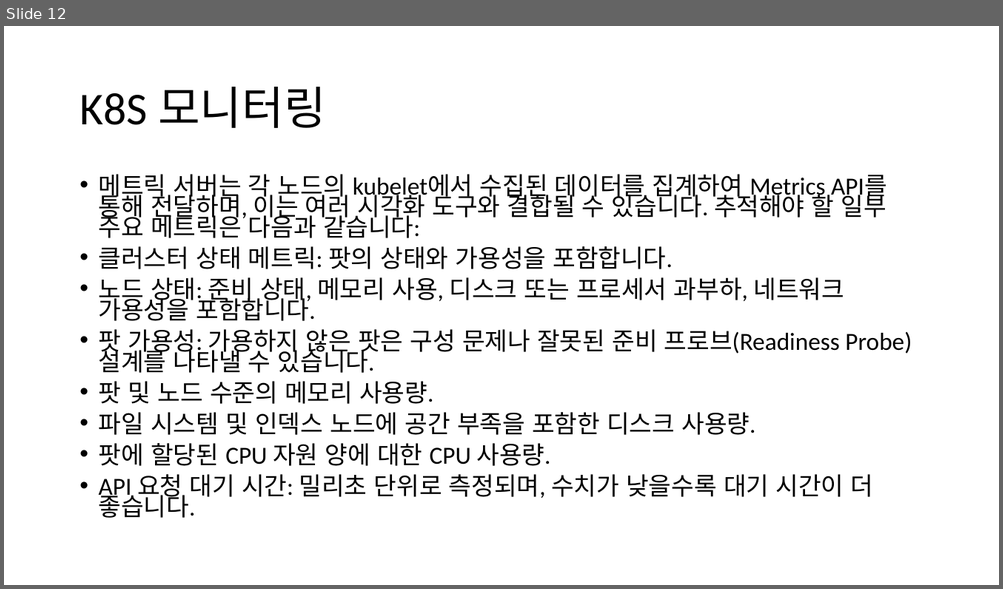
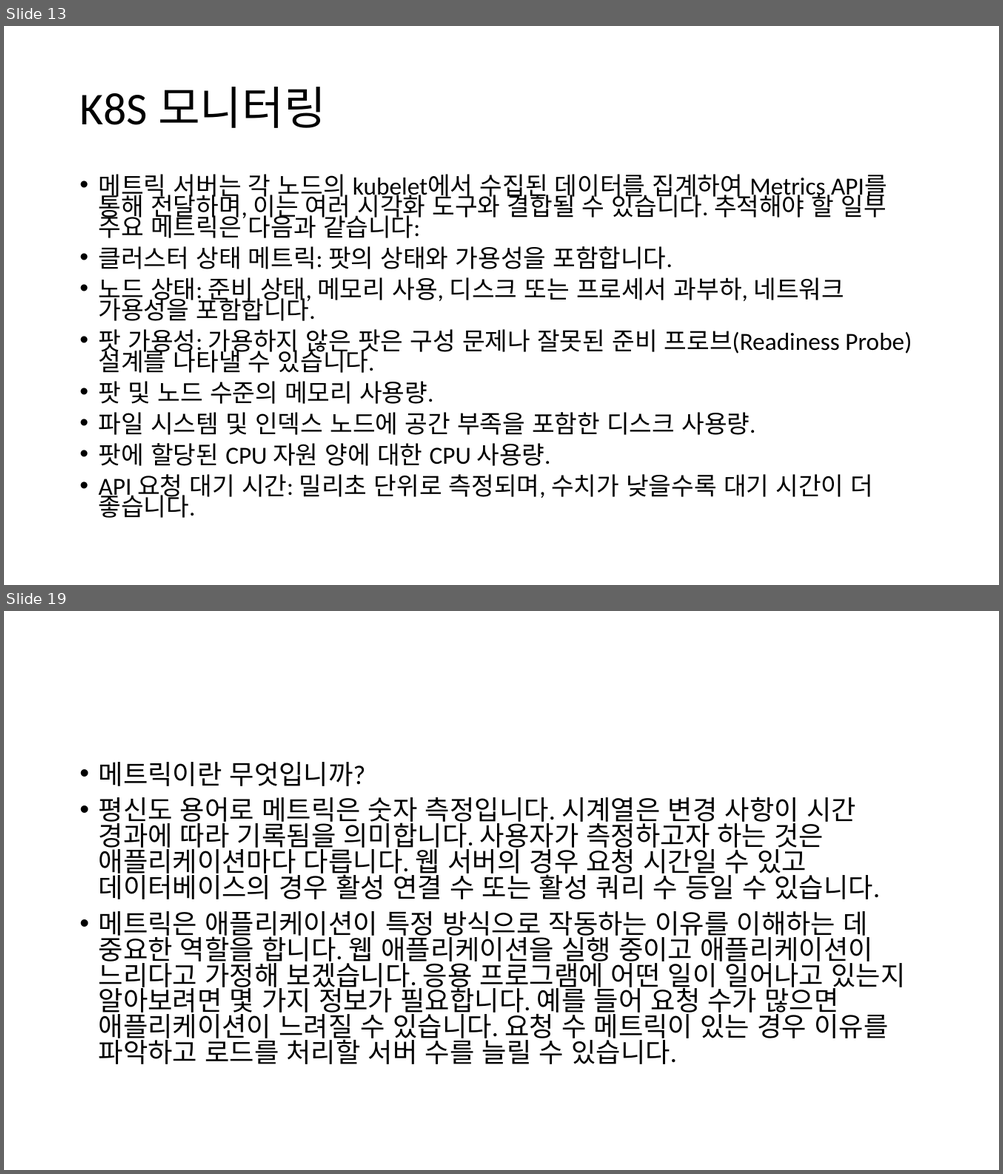
Before and after one commit to sangwonchoi/observability, a slide deck: Session PPT.pptx. Shown one above the other, each under a label of ours: slide 12 before the commit, slides 13 and 19 after it; the slides between them are not shown. The pictures are 1003x589 and 1003x1174 pixels, drawn with LibreOffice and Linux fonts; fonts in the diff are those of the drawing; background and template pictures are left out. Boxes give left, top, right and bottom in pixels: in the first picture for what was removed or moved away, otherwise in the second. Text is boxed around its words. In the diff, an @@ line names an element or a change of style, - is before the commit and + after.

```diff
--- a/Session PPT.pptx
+++ b/Session PPT.pptx
@@ slide 19 added at [4, 611, 999, 1170], background #FFFFFF @@
@@ text added at [99, 762, 905, 1065], 25.9 pt, text #000000 @@
+• 메트릭이란 무엇입니까?
+• 평신도 용어로 메트릭은 숫자 측정입니다. 시계열은 변경 사항이 시간 경과에 따라 기록됨을 의미합니다. 사용자가 측정하고자 하는 것은 애플리케이션마다 다릅니다. 웹 서버의 경우 요청 시간일 수 있고 데이터베이스의 경우 활성 연결 수 또는 활성 쿼리 수 등일 수 있습니다.
+• 메트릭은 애플리케이션이 특정 방식으로 작동하는 이유를 이해하는 데 중요한 역할을 합니다. 웹 애플리케이션을 실행 중이고 애플리케이션이 느리다고 가정해 보겠습니다. 응용 프로그램에 어떤 일이 일어나고 있는지 알아보려면 몇 가지 정보가 필요합니다. 예를 들어 요청 수가 많으면 애플리케이션이 느려질 수 있습니다. 요청 수 메트릭이 있는 경우 이유를 파악하고 로드를 처리할 서버 수를 늘릴 수 있습니다.
@@ what was slide 12 is now slide 13 @@
```
Also in this commit, not shown: 2 slides changed, 15 other slides added, 1 slide removed, 3 other files.
